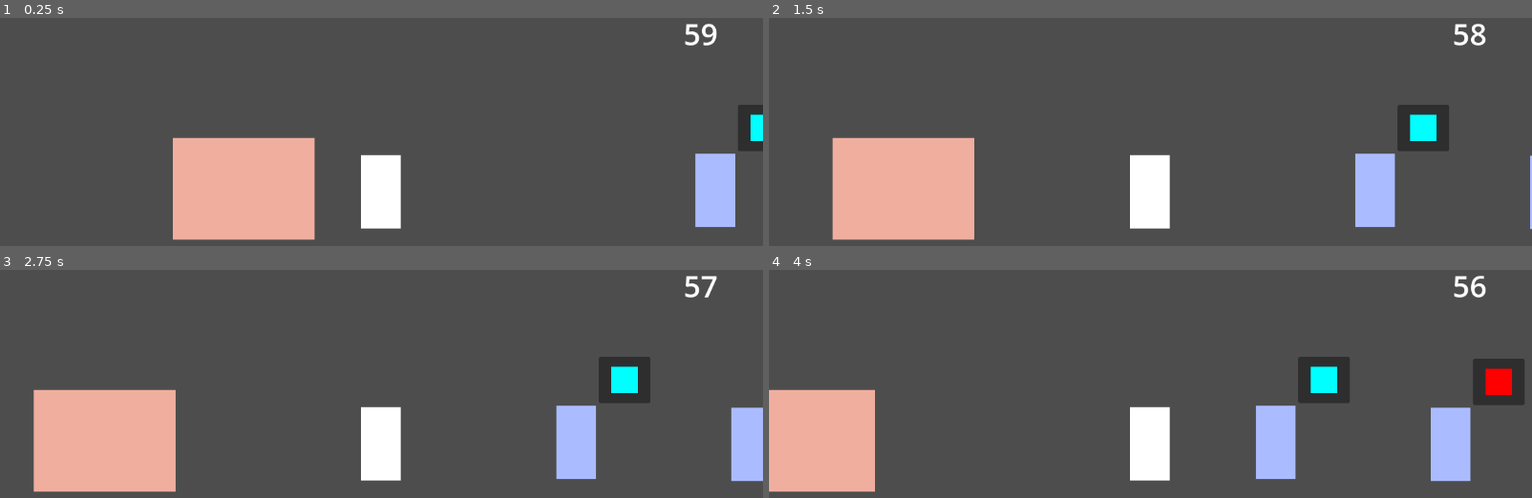
Above: before the commit, frames 1-4 (two rows, left to right).
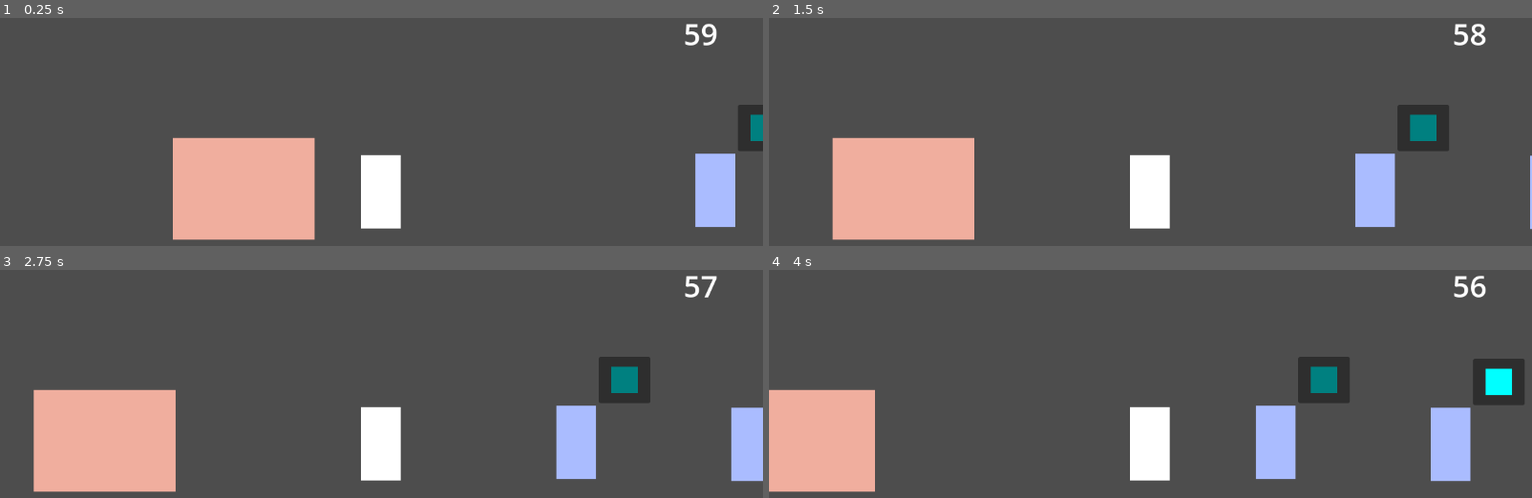
Above: after the commit, the same moments.

Repository: fNathan123/Ikadev2
Game: Godot game, scene res://game/game.tscn
Same seed, same stepped clock (60 frames per second), same inputs: the game is played once before the commit and once after it. The project has no main scene, so this scene is started directly.
Inputs:
- Up to frame 1 (0.25 s): no input
- Up to frame 2 (1.5 s): tap Enter at 0.5 s; hold Right (move_right) 0.53-1.28 s; hold Space (interact) 0.53-1.28 s; hold Left (move_left) from 1.28 s (still down); tap Space (interact) at 1.35 s
- Up to frame 3 (2.75 s): release Left (move_left) at 2.03 s; hold Right (move_right) from 2.03 s (still down); hold Space (interact) from 2.03 s (still down)
- Up to frame 4 (4 s): release Space (interact) at 2.78 s; tap Space (interact) at 2.85, 3.5 s; release Right (move_right) at 3.53 s; hold Left (move_left) from 3.53 s (still down); hold Space (interact) from 3.53 s (still down)

The runs differ from the first frame. In frame 1, 0.2% of the frame differs, in the area x 98-100%, y 42-54%; in frame 2, 0.4%; in frame 3, 0.4%; in frame 4, 0.8%, in the area x 70-98%, y 42-56%.

Commit message:
Feat : finalizing character implementation and handle all interaction logic

Diff:
--- a/game/Actor.gd
+++ b/game/Actor.gd
@@ -2,7 +2,7 @@
 
 extends Node2D
 
-var owned_package : int:
+var owned_package : int = -1:
     get:return owned_package;
 
 func set_owned_package(_package : int) -> void:
--- a/game/Interactable.gd
+++ b/game/Interactable.gd
@@ -1,8 +1,8 @@
 class_name  Interactable
 extends Node
 
-func interact(_actor : Actor) -> void:
-    pass;
+func interact(_actor : Actor) -> bool:
+    return false;
 
 func show_notification() -> void:
     pass;
--- a/game/character/Character.gd
+++ b/game/character/Character.gd
@@ -6,6 +6,8 @@
 
 var model: CharacterModel:
 	get:return model;
+
+@export var view : CharacterView;
 
 func _ready():
 	model = CharacterModel.new();
@@ -19,9 +21,9 @@
 		var direction = Vector2.ZERO;
 		if Input.is_action_pressed("move_right"):
 			direction.x = 1;
-		if Input.is_action_pressed("move_left"):
+		elif Input.is_action_pressed("move_left"):
 			direction.x = -1;
-		if Input.is_action_pressed("interact"):
+		if Input.is_action_just_pressed("interact"):
 			interact();
 
 		position += direction * model.speed * delta;
@@ -43,6 +45,13 @@
 	if current_interactable:
 		current_interactable.interact(self);
 
+func set_owned_package(_package : int) -> void:
+	owned_package = _package;
+	if _package >=0 :
+		view.set_package(_package);
+	else :
+		view.hide_package();
+
 func free() -> void:
 	model.free();
 	super();
--- a/game/character/CharacterView.gd
+++ b/game/character/CharacterView.gd
@@ -1 +1,26 @@
+class_name  CharacterView;
+
 extends Node
+
+@export var package_baloon : Node;
+@export var package_graphic : ColorRect;
+
+const color1 = Color.TEAL;
+const color2 = Color.AQUA;
+const color3 = Color.RED;
+const color4 = Color.CORAL;
+
+func set_package(_type : int) -> void:
+    match _type:
+        0:
+            package_graphic.color = color1;
+        1:
+            package_graphic.color = color2;
+        2:
+            package_graphic.color = color3;
+        3:
+            package_graphic.color = color4;
+    package_baloon.visible = true;
+
+func hide_package() -> void:
+    package_baloon.visible = false;
--- a/game/character/nodes/character.tscn
+++ b/game/character/nodes/character.tscn
@@ -1,6 +1,7 @@
-[gd_scene load_steps=4 format=3 uid="uid://b7tkrov8dctbv"]
+[gd_scene load_steps=5 format=3 uid="uid://b7tkrov8dctbv"]
 
 [ext_resource type="Script" uid="uid://bl66fhhmh1pyu" path="res://game/character/Character.gd" id="1_011pc"]
+[ext_resource type="Script" uid="uid://dsjh7th2ne1oy" path="res://game/character/CharacterView.gd" id="2_i1eyi"]
 
 [sub_resource type="CapsuleShape2D" id="CapsuleShape2D_bs7pj"]
 radius = 28.0
@@ -9,29 +10,29 @@
 [sub_resource type="RectangleShape2D" id="RectangleShape2D_011pc"]
 size = Vector2(59, 112)
 
-[node name="character" type="Node2D"]
+[node name="character" type="Node2D" node_paths=PackedStringArray("view")]
 script = ExtResource("1_011pc")
+view = NodePath("View")
 
-[node name="ColorRect" type="ColorRect" parent="."]
+[node name="View" type="Node2D" parent="." node_paths=PackedStringArray("package_baloon", "package_graphic")]
+script = ExtResource("2_i1eyi")
+package_baloon = NodePath("PackageBaloon")
+package_graphic = NodePath("PackageBaloon/Package")
+
+[node name="ColorRect" type="ColorRect" parent="View"]
 offset_left = -31.0
 offset_top = -56.0
 offset_right = 29.0
 offset_bottom = 55.0
 
-[node name="RigidBody2D" type="RigidBody2D" parent="."]
-gravity_scale = 0.0
-
-[node name="CollisionShape2D" type="CollisionShape2D" parent="RigidBody2D"]
-shape = SubResource("CapsuleShape2D_bs7pj")
-
-[node name="Shape" type="Panel" parent="."]
+[node name="PackageBaloon" type="Panel" parent="View"]
 visible = false
 offset_left = 33.0
 offset_top = -130.0
 offset_right = 111.0
 offset_bottom = -60.0
 
-[node name="Package" type="ColorRect" parent="Shape"]
+[node name="Package" type="ColorRect" parent="View/PackageBaloon"]
 layout_mode = 1
 anchors_preset = 8
 anchor_left = 0.5
@@ -45,6 +46,12 @@
 grow_horizontal = 2
 grow_vertical = 2
 
+[node name="RigidBody2D" type="RigidBody2D" parent="."]
+gravity_scale = 0.0
+
+[node name="CollisionShape2D" type="CollisionShape2D" parent="RigidBody2D"]
+shape = SubResource("CapsuleShape2D_bs7pj")
+
 [node name="Area2D" type="Area2D" parent="."]
 
 [node name="CollisionShape2D" type="CollisionShape2D" parent="Area2D"]
--- a/game/npc/NPC.gd
+++ b/game/npc/NPC.gd
@@ -2,22 +2,29 @@
 
 extends Interactable
 
+signal package_submitted;
+
 var model : NPCModel :
-    get : return model;
+	get : return model;
 
 @export var view : NPCView;
 
 func _ready():
-    model = NPCModel.new();
-    await model.init_async();
-    view.set_package_type(model.package_id);
+	model = NPCModel.new();
+	await model.init_async();
+	view.set_package_type(model.package_id);
 
-func interact(_actor : Actor) -> void:
-    if _actor.owned_package == model.package_id:
-        print("submited");
+func interact(_actor : Actor) -> bool:
+	print("try to submit", _actor.owned_package, model.package_id);
+	if _actor.owned_package == model.package_id:
+		view.hide_package();
+		package_submitted.emit();
+		_actor.set_owned_package(-1);
+		return true;
+	return false;
 
 func show_notification() -> void:
-    view.show_interact_baloon();
+	view.show_interact_baloon();
 
 func hide_notification() -> void:
-    view.hide_interact_baloon();
+	view.hide_interact_baloon();
--- a/game/truck/Truck.gd
+++ b/game/truck/Truck.gd
@@ -11,8 +11,11 @@
     model = TruckModel.new();
     await model.init_async();
 
-func interact(_actor : Actor) -> void:
+func interact(_actor : Actor) -> bool:
+    if _actor.owned_package >= 0:
+        return false;
     _actor.set_owned_package(model.get_package());
+    return true;
 
 func show_notification() -> void:
     view.show_baloon();
--- a/game/truck/TruckModel.gd
+++ b/game/truck/TruckModel.gd
@@ -6,7 +6,7 @@
 func init_async() :
 	if(!GameService.is_ready):
 		await GameService.instance.wait_service();
-	package_id = GameService.instance.data.package_pool;
+	package_id = GameService.instance.data.package_pool.duplicate();
 	package_id.shuffle();
 
 var last_package_idx = 0;
